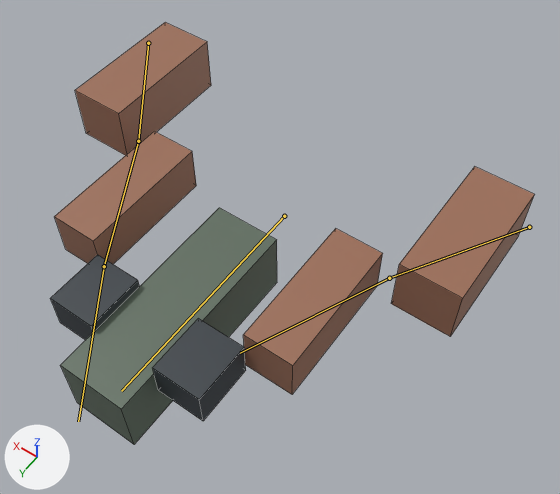
The FBX model stw-o3de/Project/Assets/IndustrialYard/STW_INDUSTRIAL_YARD_01/FirstPerson/profiles/STW_SMG_01/STW_SMG_01_inspect.fbx: old version first, new version second.
One viewpoint serves both versions: a camera (50 mm lens) standing at (-0.613, 0.876, 1.711) and looking at (-0.081, 0.132, 0.542). Every picture has the same lights, and +X, +Y and +Z are marked at lower left. The picture after the commit comes second. The bones that change, and the others that lie on the model, are drawn over the model as lines. Mesh edges are drawn as thin lines.

The first picture shows 'STW_SMG_01_Body', 'STW_SMG_01_Fore_L', 'STW_SMG_01_Fore_R', 'STW_SMG_01_Hand_L', 'STW_SMG_01_Hand_R', 'STW_SMG_01_Upper_L', 'STW_SMG_01_Upper_R'.
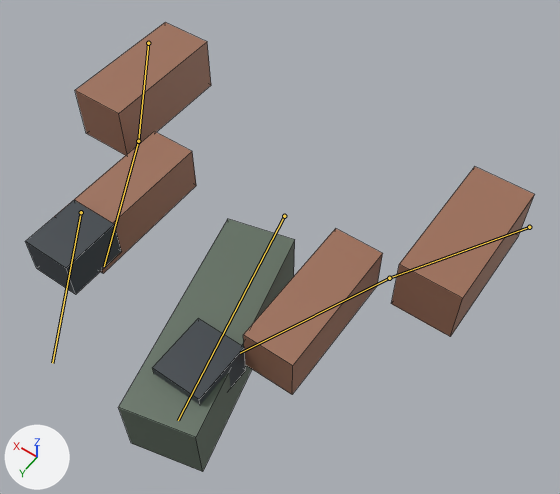
The newer file adds an action. The first version stands in its rest pose; the second is drawn at frame 28 of the action 'inspect'.

The change, as a list of edits to the scene's bpy script:
```text
Change bone_weapon:
    where bone_weapon = bpy.data.objects['STW_SMG_01_Rig'].pose.bones['weapon']  # child of 'root'
    bone_weapon.rotation_quaternion: (1.0, 0.0, 0.0, 0.0) -> (0.993, 0.0, 0.0, 0.119)  # degrees (0, 0, 0) -> degrees (0, 0, 14)
Change bone_hand_r:
    where bone_hand_r = bpy.data.objects['STW_SMG_01_Rig'].pose.bones['hand_R']  # child of 'forearm_R'
    bone_hand_r.location: (0.0, 0.0, 0.0) -> (0.04, -0.08, 0.062)
```

Boxes (x1, y1, x2, y2) around the edits, measured in the pictures (560 x 494 px):
'STW_SMG_01_Body', posed (19% narrower, 7% taller): before (60, 208, 277, 445); after (119, 219, 295, 472)
'STW_SMG_01_Hand_R', posed: before (50, 255, 140, 340); after (25, 200, 122, 294)
bone 'weapon', root to tip: before (284, 216) to (121, 391); after (284, 216) to (178, 420)
bone 'hand_R', root to tip: before (104, 266) to (78, 421); after (81, 212) to (52, 363)
